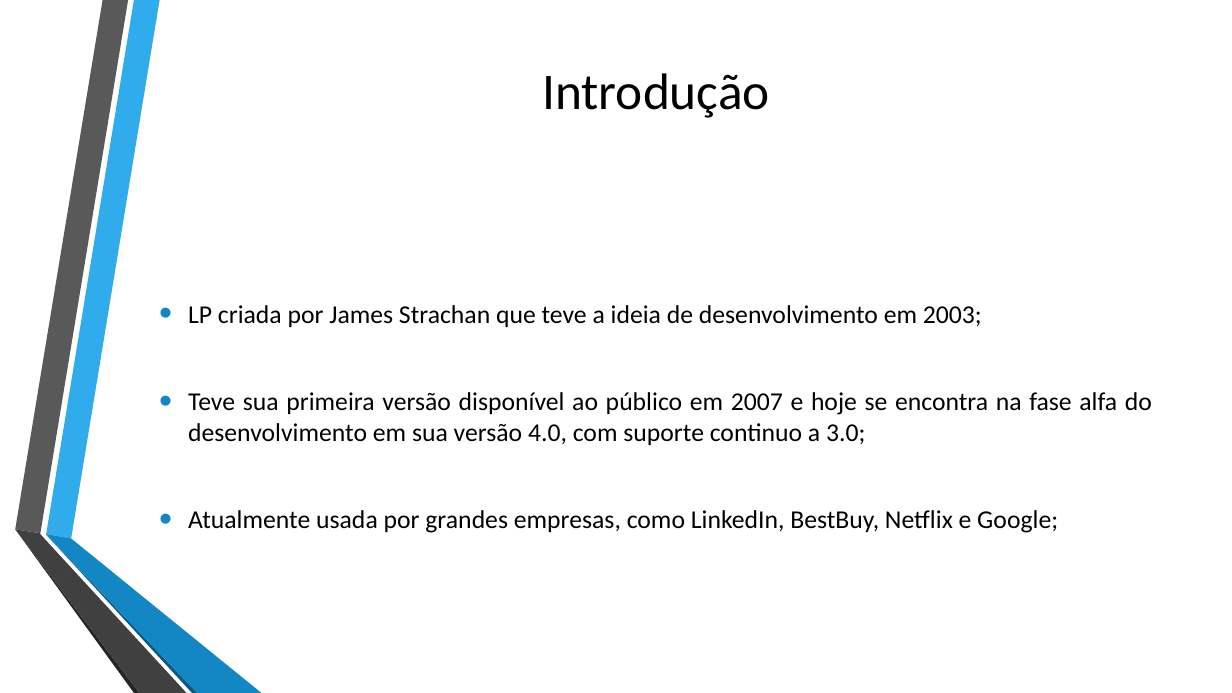
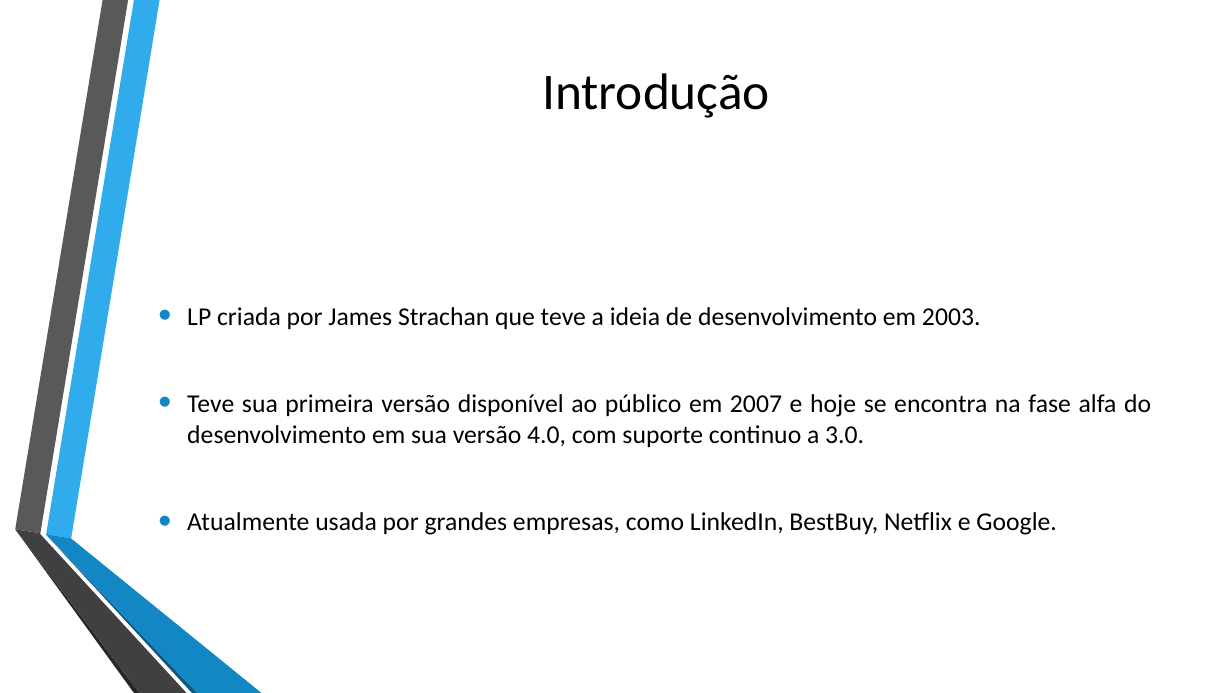
Before and after one commit to Sevzera/lp-cefet, a slide deck: slide 2 of Seminario/Apresentacao Groovy.pptx. Drawn at 1232x693 pixels with LibreOffice and Linux fonts; fonts in the diff are those of the drawing; background and template pictures are left out. Boxes give left, top, right and bottom in pixels: in the first picture for what was removed or moved away, otherwise in the second. Text is boxed around its words. In the diff, an @@ line names an element or a change of style, - is before the commit and + after.

```diff
--- a/Seminario/Apresentacao Groovy.pptx
+++ b/Seminario/Apresentacao Groovy.pptx
@@ text at (187, 307, 1151, 535): text changed @@
-• LP criada por James Strachan que teve a ideia de desenvolvimento em 2003;
-• Teve sua primeira versão disponível ao público em 2007 e hoje se encontra na fase alfa do desenvolvimento em sua versão 4.0, com suporte continuo a 3.0;
-• Atualmente usada por grandes empresas, como LinkedIn, BestBuy, Netflix e Google;
+• LP criada por James Strachan que teve a ideia de desenvolvimento em 2003.
+• Teve sua primeira versão disponível ao público em 2007 e hoje se encontra na fase alfa do desenvolvimento em sua versão 4.0, com suporte continuo a 3.0.
+• Atualmente usada por grandes empresas, como LinkedIn, BestBuy, Netflix e Google.
```
Also in this commit, not shown: 16 other slides changed, 1 other file.
